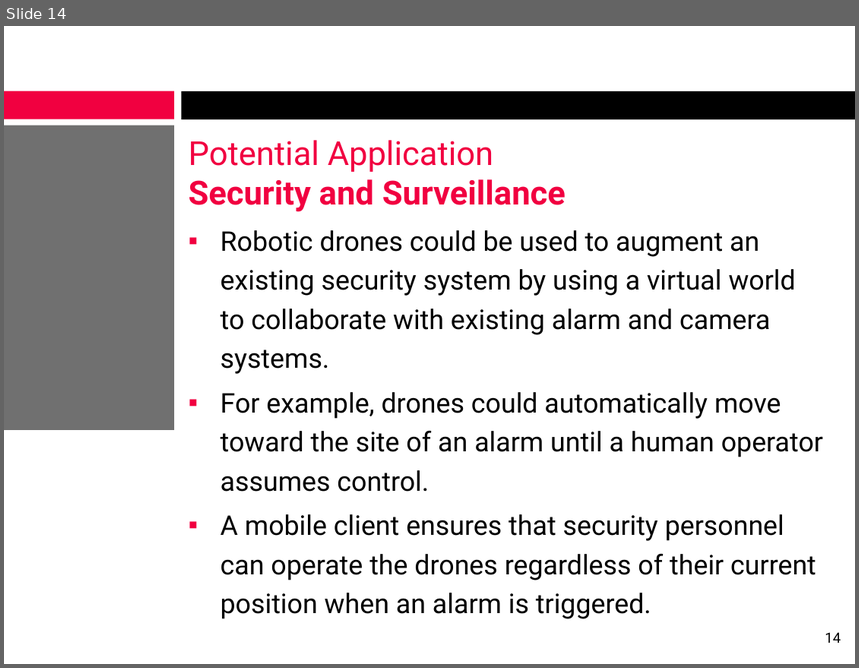
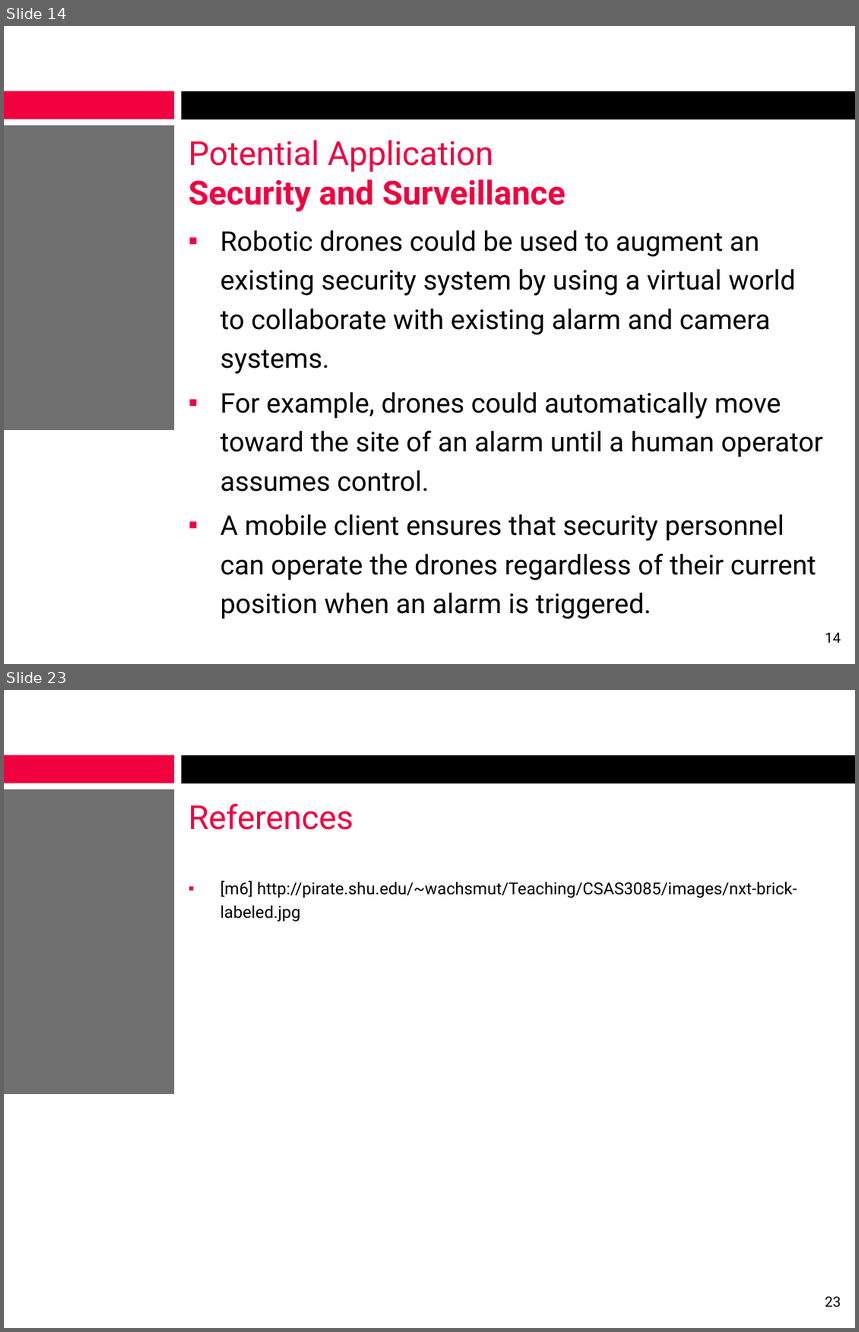
Before and after one commit to alexcraig/RoboWars, a slide deck: docs/presentation_slides/RoboWarsPresentation_AlexCraig.pptx. Shown one above the other, each under a label of ours: slide 14 before the commit, slides 14 and 23 after it; the slides between them are not shown. The pictures are 859x668 and 859x1332 pixels, drawn with LibreOffice and Linux fonts; fonts in the diff are those of the drawing; background and template pictures are left out. Boxes give left, top, right and bottom in pixels: in the first picture for what was removed or moved away, otherwise in the second. Text is boxed around its words. In the diff, an @@ line names an element or a change of style, - is before the commit and + after.

```diff
--- a/docs/presentation_slides/RoboWarsPresentation_AlexCraig.pptx
+++ b/docs/presentation_slides/RoboWarsPresentation_AlexCraig.pptx
@@ slide 23 added at bbox=[4, 690, 855, 1328], background #FFFFFF; not listed: 3 template elements that a slide beside it also shows @@
@@ title added at bbox=[189, 804, 354, 830], 28 pt, text #F10040 @@
+References
@@ text added at bbox=[221, 881, 797, 922], 14 pt, text #000000 @@
+▪ [m6] http://pirate.shu.edu/~wachsmut/Teaching/CSAS3085/images/nxt-brick-labeled.jpg
@@ page number added at bbox=[825, 1296, 841, 1307], 12 pt, text #000000 @@
+23
```
Also in this commit, not shown: 1 slide changed, 7 other slides added.
